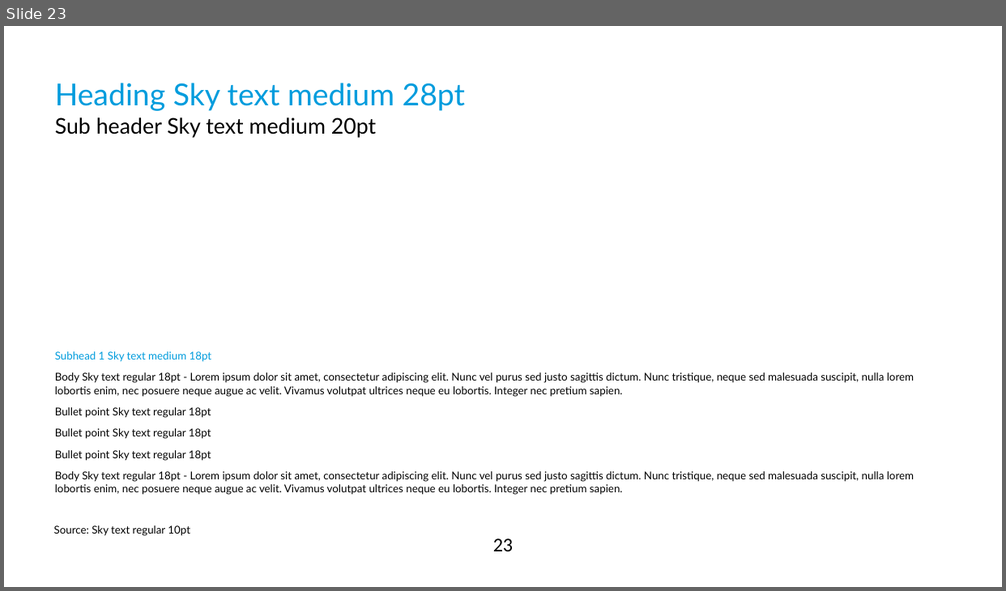
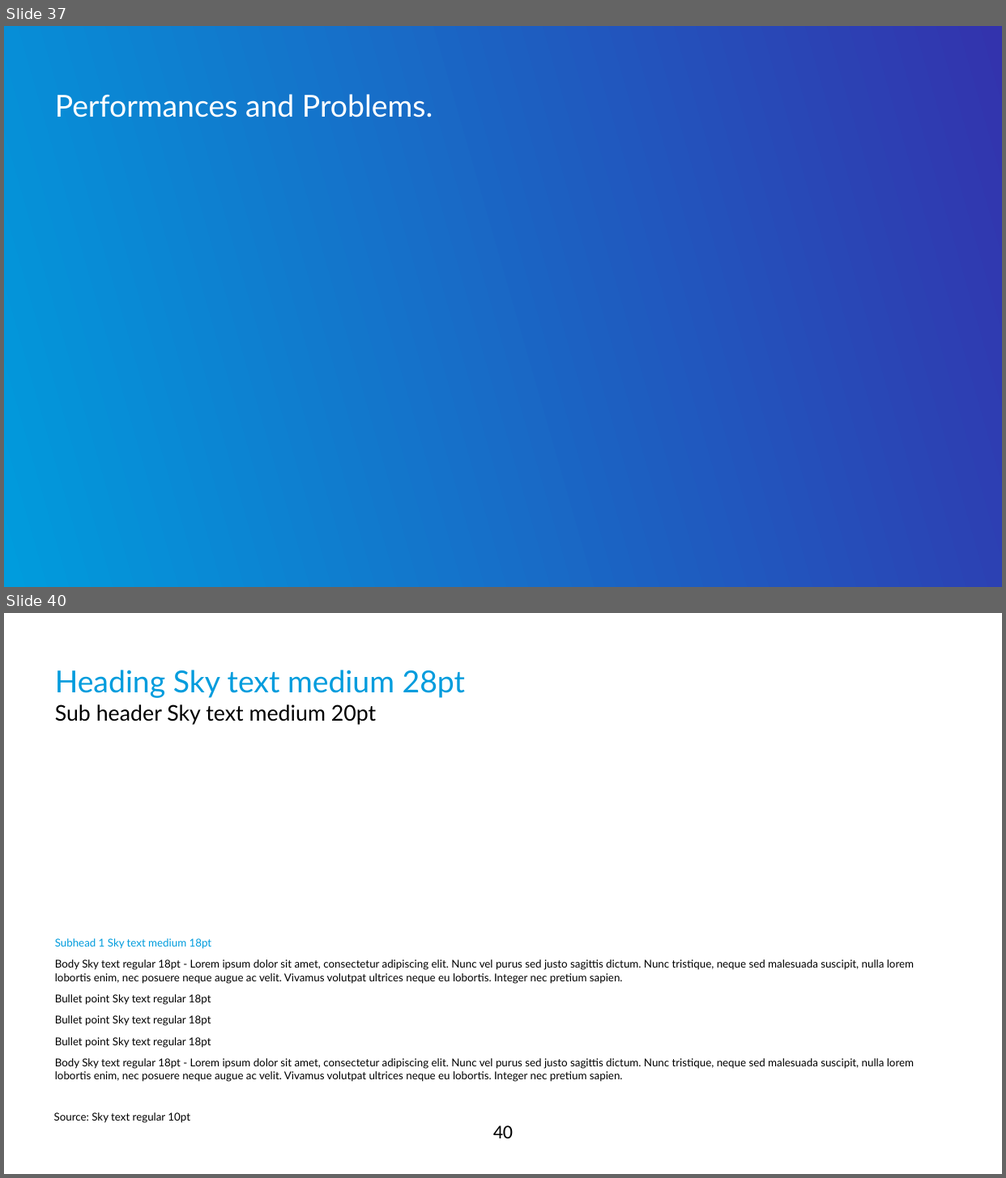
Before and after one commit to qqupp/continuations-playground, a slide deck: docs/diy-continuations.pptx. Shown one above the other, each under a label of ours: slide 23 before the commit, slides 37 and 40 after it; the slides between them are not shown. The pictures are 1006x591 and 1006x1178 pixels, drawn with LibreOffice and Linux fonts; fonts in the diff are those of the drawing; background and template pictures are left out. Boxes give left, top, right and bottom in pixels: in the first picture for what was removed or moved away, otherwise in the second. Text is boxed around its words. In the diff, an @@ line names an element or a change of style, - is before the commit and + after.

```diff
--- a/docs/diy-continuations.pptx
+++ b/docs/diy-continuations.pptx
@@ slide 37 added at [4,26,1002,587], background gradient #009CDD to #3333AD @@
@@ title added at [55,94,432,118], 28 pt, text #FFFFFF @@
+Performances and Problems.
@@ what was slide 23 is now slide 40 @@
@@ page number at [493,1126,513,1139]: text changed @@
-23
+40
```
Also in this commit, not shown: 3 slides changed, 17 other slides added, 1 slide removed, 2 other files.
